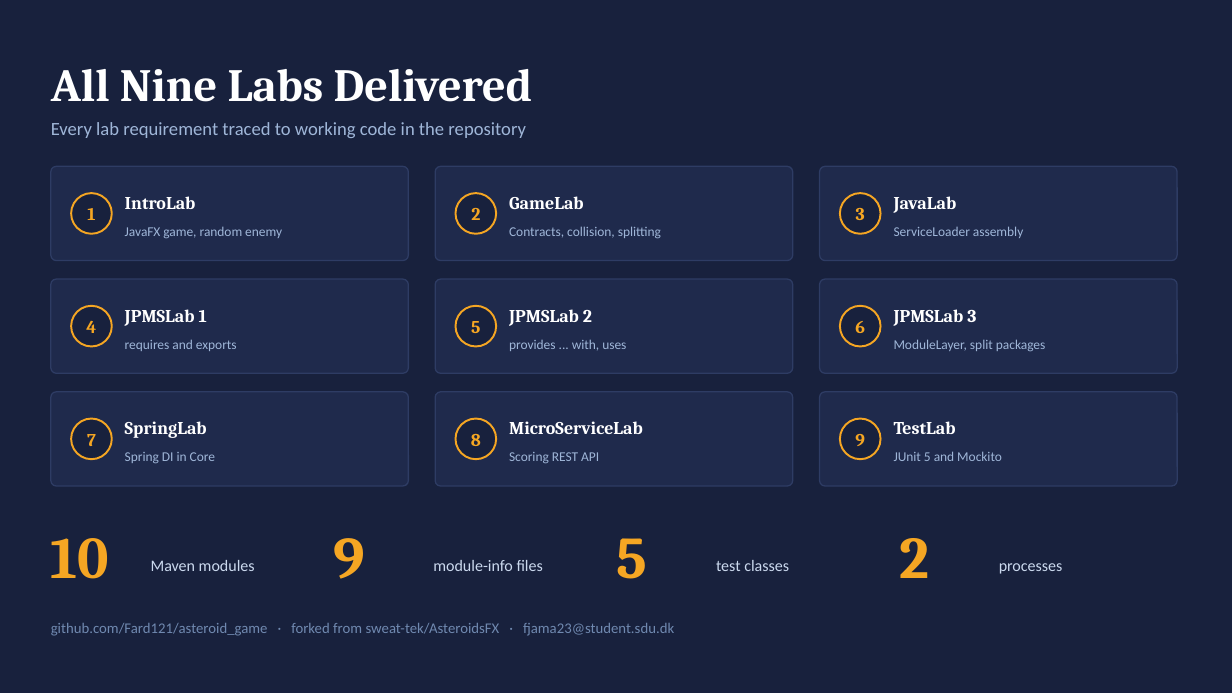
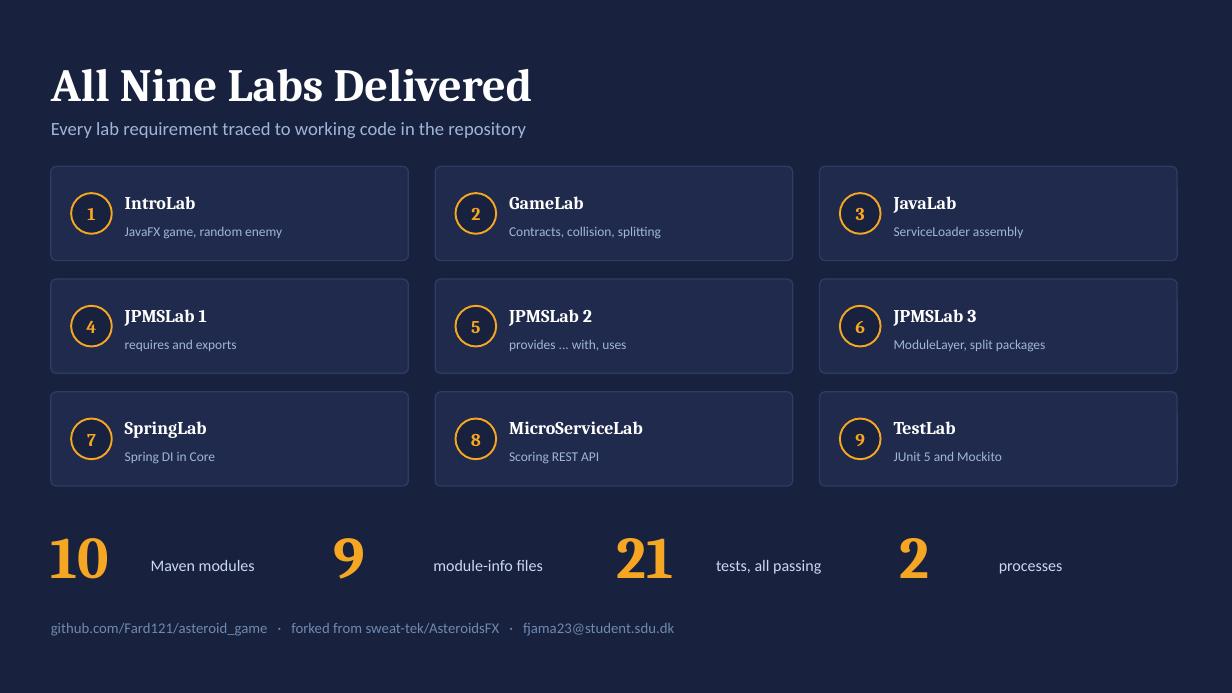
Before and after one commit to Fard121/asteroid_game, a slide deck: slide 14 of AsteroidsFX-Presentation.pptx. Drawn at 1232x693 pixels with LibreOffice and Linux fonts; fonts in the diff are those of the drawing. Boxes give left, top, right and bottom in pixels: in the first picture for what was removed or moved away, otherwise in the second. Text is boxed around its words. In the diff, an @@ line names an element or a change of style, - is before the commit and + after.

```diff
--- a/AsteroidsFX-Presentation.pptx
+++ b/AsteroidsFX-Presentation.pptx
@@ text at <box>616,538,673,578</box>: text changed @@
-5
+21
@@ text at <box>716,560,821,574</box>: text changed @@
-test classes
+tests, all passing
```
Also in this commit, not shown: 4 other slides changed, 7 other files.
